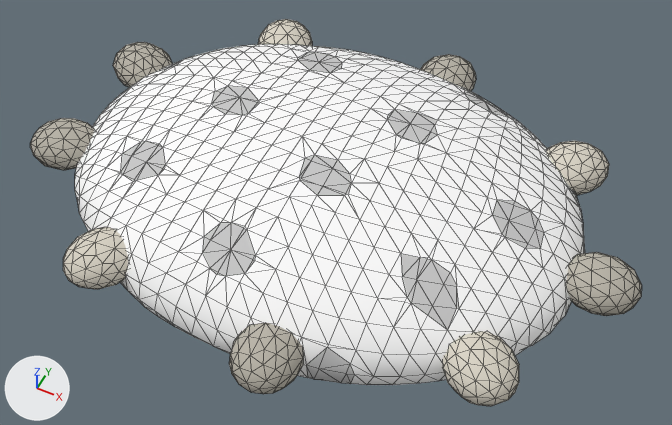
An edit to the glTF model app/assets/models/prop_soilmound.glb, drawn before and after from the same camera.
Before and after are seen from a 50 mm camera at (1.71, -3.28, 3.96) aimed at (0.1, -0.06, -0.07). Arrows for +X, +Y and +Z are at lower left; the lights stay in place. The picture after the commit comes second. Mesh edges are drawn as thin lines. Vertices at exactly the same position are counted once.

In view in the first picture: 'prop_soilmound', 'stones'.
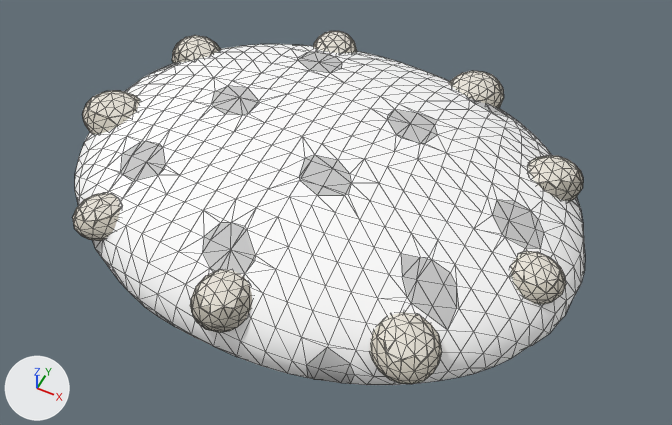
Edits to the bpy script that builds the scene:
```text
Change me_stones:
    used by ob_stones; location = (0.0, 0.0, 0.0)
    remove me_stones.from_pydata(...)  # 718 vertices, 1400 faces; spans x -1.73..1.83, y -1.37..1.37, z -0.04..0.21
    add me_stones.from_pydata(...)  # 1144 vertices, 2252 faces; spans x -1.52..1.47, y -1.21..1.21, z 0.01..0.32
    me_stones part 1: a new loose piece of 139 vertices spanning x 0.69..1.06, y -1.04..-0.66, z 0.01..0.28, in mat_prop_soilmound_skin_001
    me_stones part 2: a new loose piece of 135 vertices spanning x -1.52..-1.12, y -0.33..0.02, z 0.06..0.32, in mat_prop_soilmound_skin_001
    me_stones part 3: a new loose piece of 132 vertices spanning x 0.99..1.35, y 0.33..0.66, z 0.06..0.3, in mat_prop_soilmound_skin_001
    me_stones part 4: a new loose piece of 127 vertices spanning x -1.38..-1.03, y 0.41..0.74, z 0.03..0.26, in mat_prop_soilmound_skin_001
    me_stones part 5: a new loose piece of 125 vertices spanning x -0.19..0.12, y -1.21..-0.85, z 0.07..0.3, in mat_prop_soilmound_skin_001
    me_stones part 6: a new loose piece of 115 vertices spanning x -0.57..-0.28, y 0.81..1.14, z 0.08..0.29, in mat_prop_soilmound_skin_001
    me_stones part 7: a new loose piece of 115 vertices spanning x -1.09..-0.78, y -0.97..-0.66, z 0.04..0.25, in mat_prop_soilmound_skin_001
    me_stones part 8: a new loose piece of 113 vertices spanning x 1.14..1.47, y -0.35..-0.06, z 0.08..0.29, in mat_prop_soilmound_skin_001
    me_stones part 9: 6 loose pieces with 474 vertices, spanning x -1.73..1.83, y -1.37..1.23, z -0.04..0.21, are deleted
    me_stones part 10: 1 vertex moved within x 0.34, y 0.99, z 0.13; 161 vertices removed from x 0.1..1.44, y 0.56..1.37, z -0.04..0.21; 142 vertices added at x 0.34..0.69, y 0.82..1.21, z 0.01..0.27
    me_stones part 11: 82 vertices removed from x -1.0..-0.62, y -1.23..-0.82, z -0.04..0.21
```

What differs and where, as boxes [x1, y1, x2, y2] in the pictures (672 x 425 px; the box of a moved part takes in the faces that stretch with it):
'stones', reshaped (17% narrower, 9% shorter)
    before: [30, 19, 642, 406]
    after: [73, 31, 583, 384]
part 1 of me_stones, added
    after: [370, 312, 442, 384]
part 2 of me_stones, added
    after: [82, 90, 139, 134]
part 3 of me_stones, added
    after: [528, 155, 583, 201]
part 4 of me_stones, added
    after: [172, 35, 221, 63]
part 5 of me_stones, added
    after: [190, 270, 252, 333]
part 6 of me_stones, added
    after: [313, 31, 357, 53]
part 7 of me_stones, added
    after: [73, 193, 120, 241]
part 8 of me_stones, added
    after: [511, 251, 566, 304]
part 9 of me_stones, deleted
    before: [30, 19, 642, 406]
part 10 of me_stones, moved or reshaped
    before: [420, 54, 609, 195]
    after: [450, 70, 504, 108]
part 11 of me_stones, deleted
    before: [63, 227, 128, 289]
